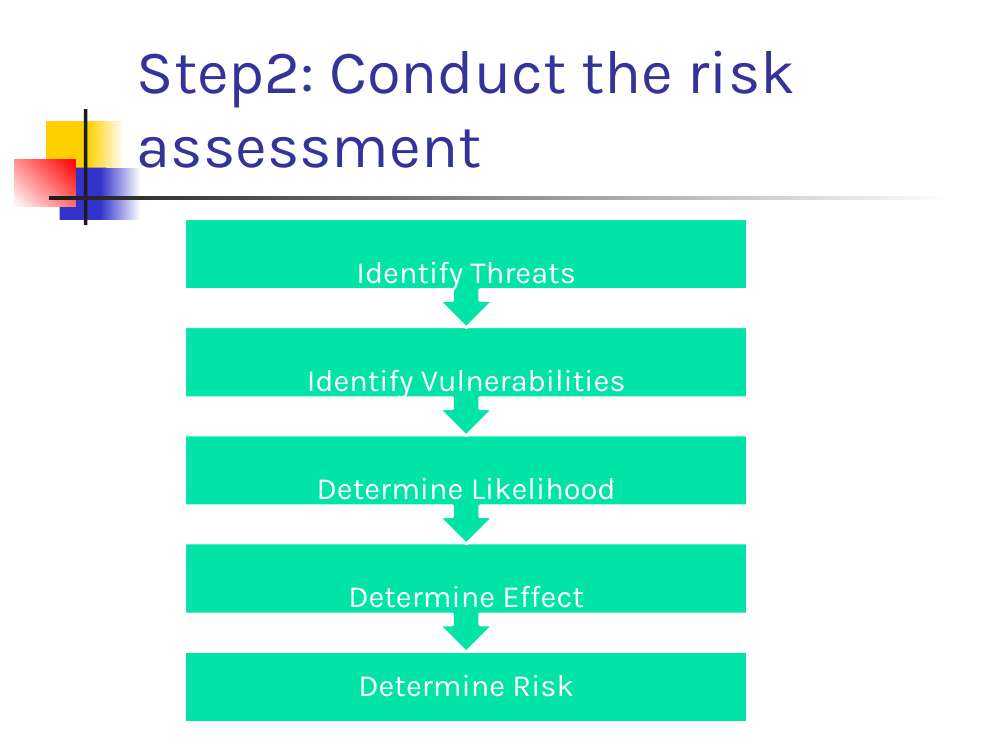
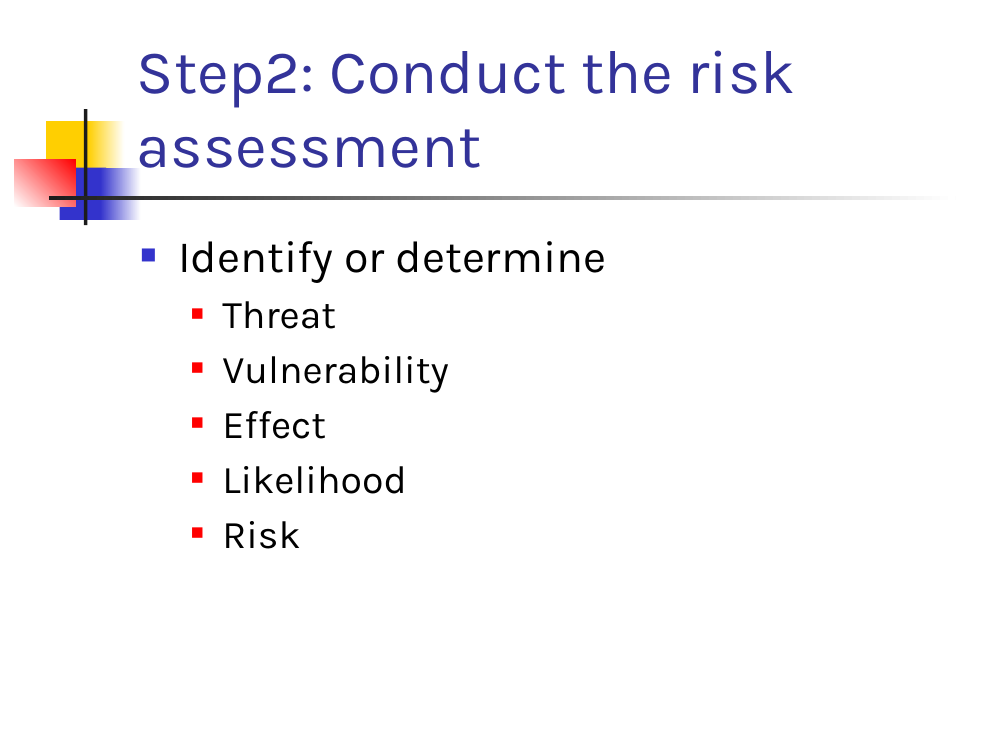
Before and after one commit to el-ahrairah/Risky_NIST, a slide deck: slide 12 of Risky NIST ecommerce.pptx (slide 13 before the commit). Drawn at 1008x756 pixels with LibreOffice and Linux fonts; fonts in the diff are those of the drawing. Boxes give left, top, right and bottom in pixels: in the first picture for what was removed or moved away, otherwise in the second. Text is boxed around its words. In the diff, an @@ line names an element or a change of style, - is before the commit and + after.

```diff
--- a/Risky NIST ecommerce.pptx
+++ b/Risky NIST ecommerce.pptx
@@ text added at box(178, 241, 607, 549), 28 pt, text #000000 @@
+■ Identify or determine
+  ■ Threat
+  ■ Vulnerability
+  ■ Effect
+  ■ Likelihood
+  ■ Risk
@@ group removed at box(184, 219, 747, 722): 5 texts, 4 up arrow callouts, 1 rectangle @@
-Determine Risk
-Determine Effect
-Determine Likelihood
-Identify Vulnerabilities
-Identify Threats
```
Also in this commit, not shown: 8 other slides changed, 1 slide added, 3 slides removed.
